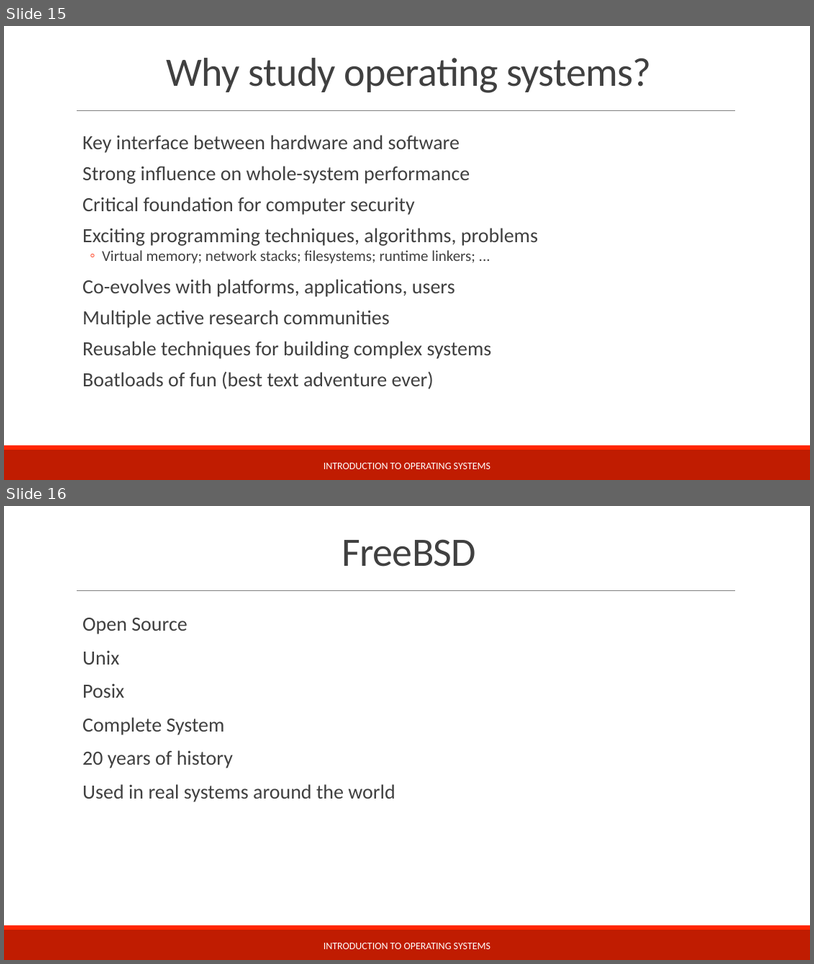
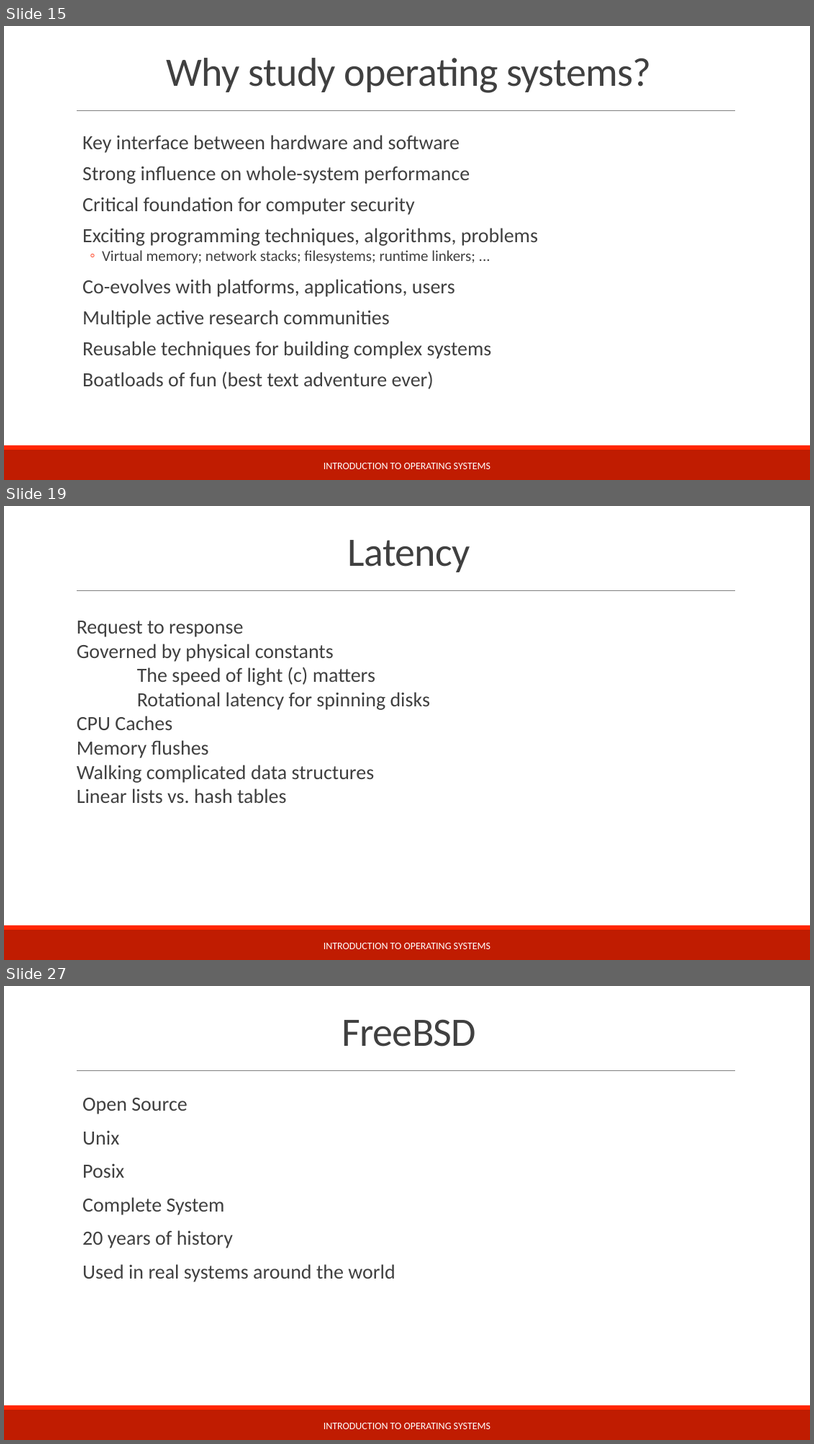
Before and after one commit to teachbsd/course, a slide deck: undergraduate/lectures/introduction.pptx. Shown one above the other, each under a label of ours: slides 15 and 16 before the commit, slides 15, 19 and 27 after it; the slides between them are not shown. The pictures are 814x964 and 814x1444 pixels, drawn with LibreOffice and Linux fonts; fonts in the diff are those of the drawing; background and template pictures are left out. Boxes give left, top, right and bottom in pixels: in the first picture for what was removed or moved away, otherwise in the second. Text is boxed around its words. In the diff, an @@ line names an element or a change of style, - is before the commit and + after.

```diff
--- a/undergraduate/lectures/introduction.pptx
+++ b/undergraduate/lectures/introduction.pptx
@@ slide 19 added at (x1=4, y1=506, x2=810, y2=960), background #FFFFFF; not listed: 3 template elements that a slide beside it also shows @@
@@ title added at (x1=347, y1=540, x2=471, y2=572), 48 pt, text #404040 @@
+Latency
@@ text added at (x1=77, y1=620, x2=430, y2=803), 24 pt, text #404040 @@
+Request to response
+Governed by physical constants
+The speed of light (c) matters
+Rotational latency for spinning disks
+CPU Caches
+Memory flushes
+Walking complicated data structures
+Linear lists vs. hash tables
@@ text added at (x1=324, y1=942, x2=491, y2=949), 12 pt, text #FFFFFF @@
+INTRODUCTION TO OPERATING SYSTEMS
@@ what was slide 16 is now slide 27 @@
```
Also in this commit, not shown: 10 other slides added, 9 other files.
